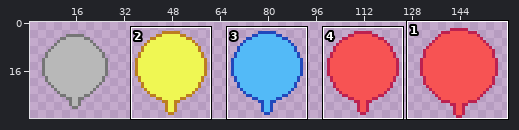
One commit to this pixel-art file: art/NodeIndicator.aseprite. The picture above shows the old version from afar; the outline marks the close-up.
Close-up. Earlier state:
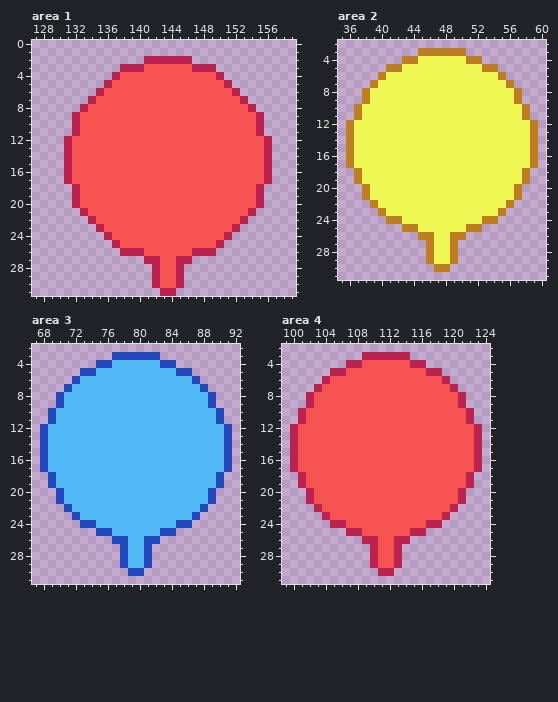
160x32 pixels, 1 frame. Shown: area 1: x 127..159, y 0..31; area 2: x 35..60, y 2..31; area 3: x 67..92, y 2..31; area 4: x 99..124, y 2..31. The wide view leaves out empty margins. The commit also changed other parts of the picture, which this record leaves out.
After:
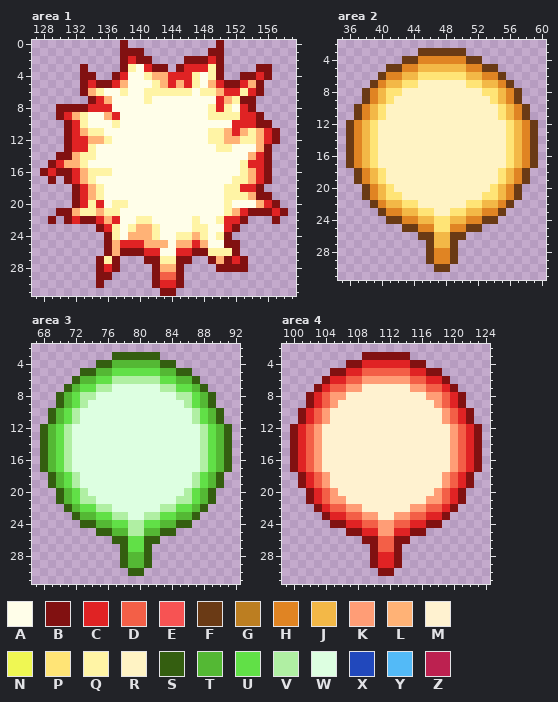
Palette (. is transparent): A #fffee9  B #811111  C #e02324  D #f35f47  E #f75353  F #6a3a15  G #bc7e21  H #e08423  J #f3b847  K #ff9d76  L #ffb276  M #fff2d0  N #eff753  P #ffe476  Q #fff4a5  R #fff3c4  S #345e10  T #54b834  U #61e047  V #b0efa3  W #ddffe1  X #2148bc  Y #53baf7  Z #bc2150
The edit:
Changed rows in their new state; - is an unchanged pixel.
Area 1:
first column x 128:
 0 ----------B-----------B--------
 1 ----------BBB--------BB--------
 2 ----------BCBB....BBBCB--------
 3 -----B----BQACBB.BCCCQB----BB--
 4 -----BB--BCAAQLLCCCQAQB--BBCB--
 5 -----BCBBCLAAAQLCLCQALCBBCLB---
 6 -----BLQAAQAAQQQQQQAQQLCCQCB---
 7 ------BCLAAAAQAAAAAAAACLQBB----
 8 --BBBBCCCAAAAAAAAAAAAQCQACB----
 9 --BCLQAALCAAAAAAAAAAAQQQQCCB---
10 ---BCQAAAQAAAAAAAAAAAAAACCCBB--
11 ---BCLQQAAAAAAAAAAAAAQQLCLQLCB-
12 ---BCCLLQAAAAAAAAAAAAQQLLQQLCB-
13 ---BCCQAAAAAAAAAAAAAAAQQAAALB--
14 --BBLQQAAAAAAAAAAAAAAAAAAALCB--
15 -BCLLQAAAAAAAAAAAAAAAAAAAQCCB--
16 BCBBCLQQQAAAAAAAAAAAAAAAAQLCB--
17 -B-BCLQAAAAAAAAAAAAAAAAAQQLCB--
18 ----BCLQAAAAAAAAAAAAAAAQQCCB---
19 ----BCLQAAAAAAAAAAAAAAAQQQLBB--
20 ----BCQCAQQAAAAAAAAAAAAQAAALCB-
21 --BBLQQLQQAAAAAAAAAAAAAQLCBBBCB
22 -B-BCBBCLCAAQQAAAAAQAAQCCB---B-
23 -------BCQAQLLQAAAAQQAACB------
24 --------BQALLLQAAQQLQAQB-------
25 --------BLCCCLLLALLCLAABB------
26 --------BLBBBCCAACCBBQQQB------
27 -------BQB---BBQQBB--BLBCB-----
28 -------BCB----BLLB----BBBB-----
29 -------BB-----BDDB-------------
30 -------B------BCCB-------------
31 ---------------BB--------------
Area 2:
first column x 36:
 3 ---------FFFFFF---------
 4 -------FFHHHHHHFF-------
 5 -----FFHHJJJJJJHHFF-----
 6 ----FHHJJPPPPPPJJHHF----
 7 ---FHJJPPRRRRRRPPJJHF---
 8 --FHJPPRRRRRRRRRRPPJHF--
 9 --FHJPRRRRRRRRRRRRPJHF--
10 -FHJPRRRRRRRRRRRRRRPJHF-
11 -FHJPRRRRRRRRRRRRRRPJHF-
12 FHJPRRRRRRRRRRRRRRRRPJHF
13 FHJPRRRRRRRRRRRRRRRRPJHF
14 FHJPRRRRRRRRRRRRRRRRPJHF
15 FHJPRRRRRRRRRRRRRRRRPJHF
16 FHJPRRRRRRRRRRRRRRRRPJHF
17 FHJPRRRRRRRRRRRRRRRRPJHF
18 -FHJPRRRRRRRRRRRRRRPJHF-
19 -FHJPRRRRRRRRRRRRRRPJHF-
20 --FHJPRRRRRRRRRRRRPJHF--
21 --FHJPPRRRRRRRRRRPPJHF--
22 ---FHJJPPRRRRRRPPJJHF---
23 ----FHHJJPPRRPPJJHHF----
24 -----FFHHJJPPJJHHFF-----
25 -------FFHHPPHHFF-------
26 ---------FFJJFF---------
27 ----------FJJF----------
28 ----------FHHF----------
29 ----------FHHF----------
30 -----------FF-----------
Area 3:
first column x 68:
 3 ---------SSSSSS---------
 4 -------SSTTTTTTSS-------
 5 -----SSTTUUUUUUTTSS-----
 6 ----STTUUVVVVVVUUTTS----
 7 ---STUUVVWWWWWWVVUUTS---
 8 --STUVVWWWWWWWWWWVVUTS--
 9 --STUVWWWWWWWWWWWWVUTS--
10 -STUVWWWWWWWWWWWWWWVUTS-
11 -STUVWWWWWWWWWWWWWWVUTS-
12 STUVWWWWWWWWWWWWWWWWVUTS
13 STUVWWWWWWWWWWWWWWWWVUTS
14 STUVWWWWWWWWWWWWWWWWVUTS
15 STUVWWWWWWWWWWWWWWWWVUTS
16 STUVWWWWWWWWWWWWWWWWVUTS
17 STUVWWWWWWWWWWWWWWWWVUTS
18 -STUVWWWWWWWWWWWWWWVUTS-
19 -STUVWWWWWWWWWWWWWWVUTS-
20 --STUVWWWWWWWWWWWWVUTS--
21 --STUVVWWWWWWWWWWVVUTS--
22 ---STUUVVWWWWWWVVUUTS---
23 ----STTUUVVWWVVUUTTS----
24 -----SSTTUUVVUUTTSS-----
25 -------SSTTVVTTSS-------
26 ---------SSUUSS---------
27 ----------SUUS----------
28 ----------STTS----------
29 ----------STTS----------
30 -----------SS-----------
Area 4:
first column x 100:
 3 ---------BBBBBB---------
 4 -------BBCCCCCCBB-------
 5 -----BBCCDDDDDDCCBB-----
 6 ----BCCDDKKKKKKDDCCB----
 7 ---BCDDKKMMMMMMKKDDCB---
 8 --BCDKKMMMMMMMMMMKKDCB--
 9 --BCDKMMMMMMMMMMMMKDCB--
10 -BCDKMMMMMMMMMMMMMMKDCB-
11 -BCDKMMMMMMMMMMMMMMKDCB-
12 BCDKMMMMMMMMMMMMMMMMKDCB
13 BCDKMMMMMMMMMMMMMMMMKDCB
14 BCDKMMMMMMMMMMMMMMMMKDCB
15 BCDKMMMMMMMMMMMMMMMMKDCB
16 BCDKMMMMMMMMMMMMMMMMKDCB
17 BCDKMMMMMMMMMMMMMMMMKDCB
18 -BCDKMMMMMMMMMMMMMMKDCB-
19 -BCDKMMMMMMMMMMMMMMKDCB-
20 --BCDKMMMMMMMMMMMMKDCB--
21 --BCDKKMMMMMMMMMMKKDCB--
22 ---BCDDKKMMMMMMKKDDCB---
23 ----BCCDDKKMMKKDDCCB----
24 -----BBCCDDKKDDCCBB-----
25 -------BBCCKKCCBB-------
26 ---------BBDDBB---------
27 ----------BDDB----------
28 ----------BCCB----------
29 ----------BCCB----------
30 -----------BB-----------
